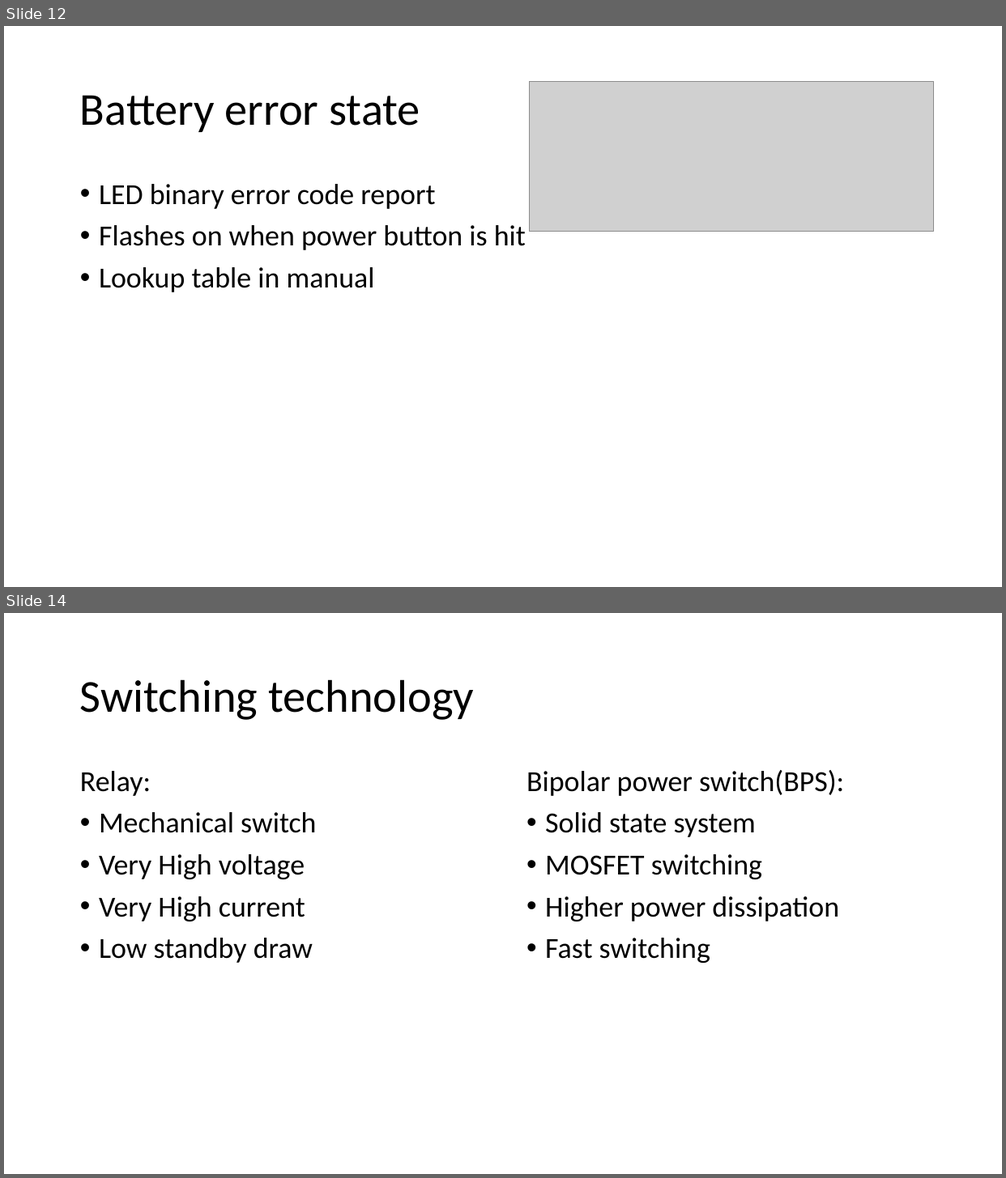
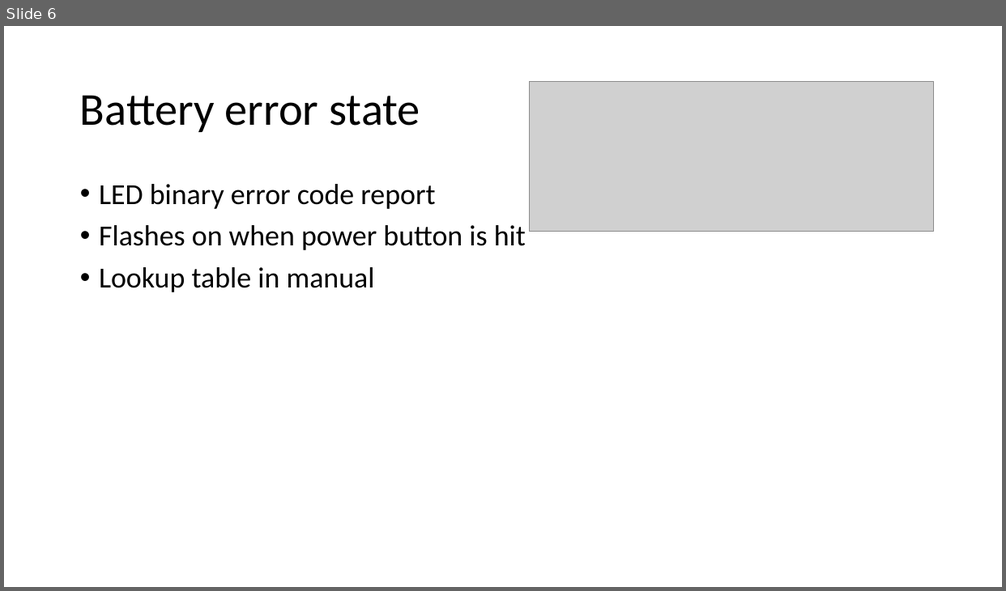
Before and after one commit to Ionsto/L2-DESIGN, a slide deck: PRESENTATION/Battery.pptx. Shown one above the other, each under a label of ours: slides 12 and 14 before the commit, slide 6 after it; the slides between them are not shown. The pictures are 1006x1178 and 1006x591 pixels, drawn with LibreOffice and Linux fonts; fonts in the diff are those of the drawing; grey boxes stand for pictures. Boxes give left, top, right and bottom in pixels: in the first picture for what was removed or moved away, otherwise in the second. Text is boxed around its words. In the diff, an @@ line names an element or a change of style, - is before the commit and + after.

```diff
--- a/PRESENTATION/Battery.pptx
+++ b/PRESENTATION/Battery.pptx
@@ slide 14 removed at bbox=[4, 613, 1002, 1174], background #FFFFFF @@
@@ title removed at bbox=[80, 679, 474, 720] @@
-Switching technology
@@ text removed at bbox=[80, 771, 316, 963] @@
-Relay:
-• Mechanical switch
-• Very High voltage
-• Very High current
-• Low standby draw
@@ text removed at bbox=[526, 770, 844, 963] @@
-Bipolar power switch(BPS):
-• Solid state system
-• MOSFET switching
-• Higher power dissipation
-• Fast switching
@@ what was slide 12 is now slide 6 @@
```
Also in this commit, not shown: 2 slides changed, 6 other slides removed, 2 other files.
